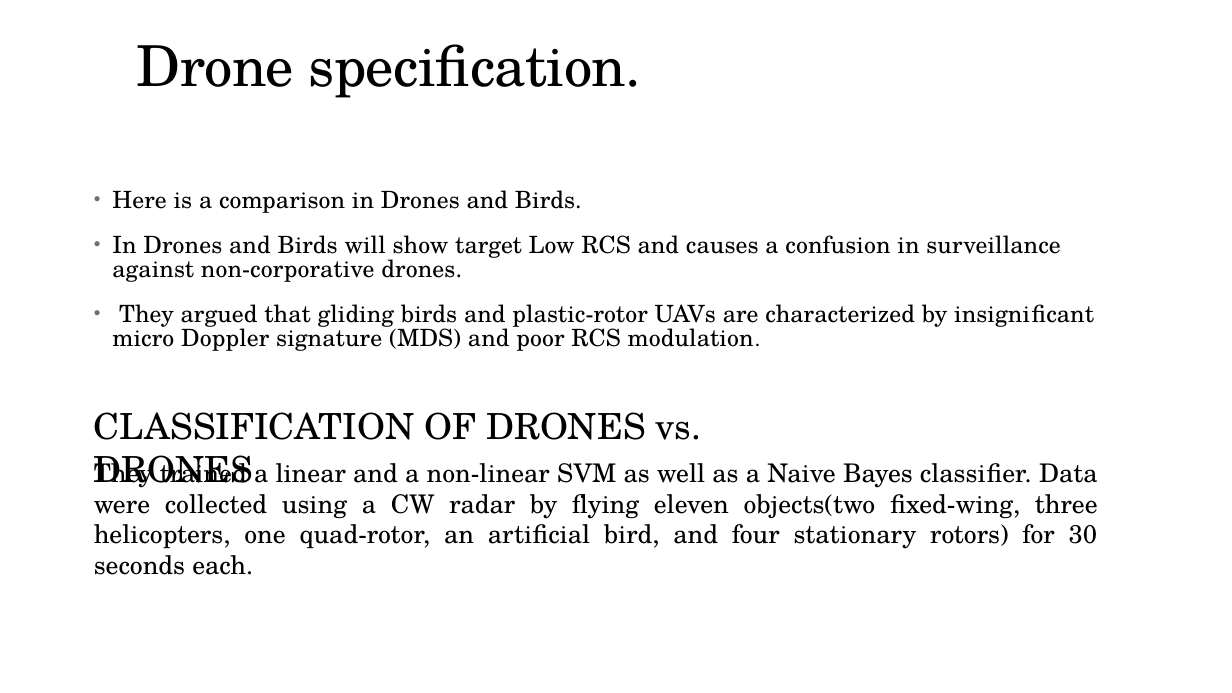
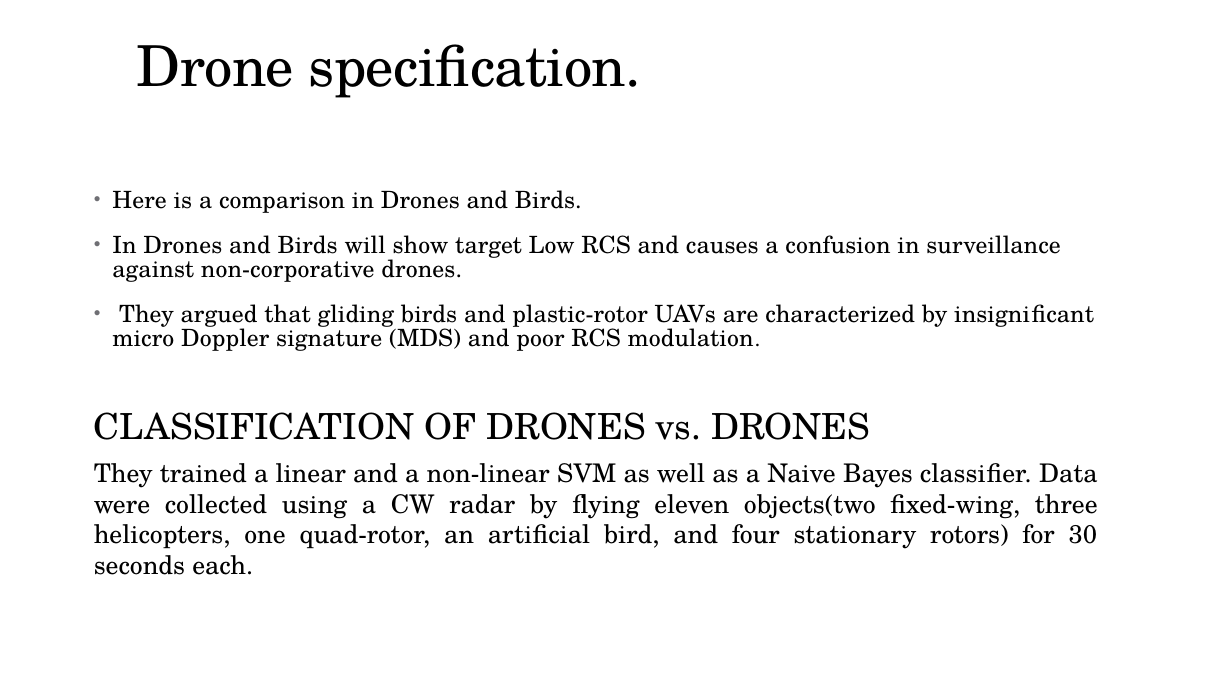
Before and after one commit to Krishram97/Dro-ch-rya, a slide deck: slide 9 of Drona.pptx. Drawn at 1232x693 pixels with LibreOffice and Linux fonts; fonts in the diff are those of the drawing. Boxes give left, top, right and bottom in pixels: in the first picture for what was removed or moved away, otherwise in the second. Text is boxed around its words. In the diff, an @@ line names an element or a change of style, - is before the commit and + after.

```diff
--- a/Drona.pptx
+++ b/Drona.pptx
@@ text "CLASSIFICATION OF DRONES vs. DRONES" rewrapped from (x1=94, y1=412, x2=702, y2=488) to (x1=94, y1=412, x2=870, y2=440) @@
```
Also in this commit, not shown: 2 other slides changed.
